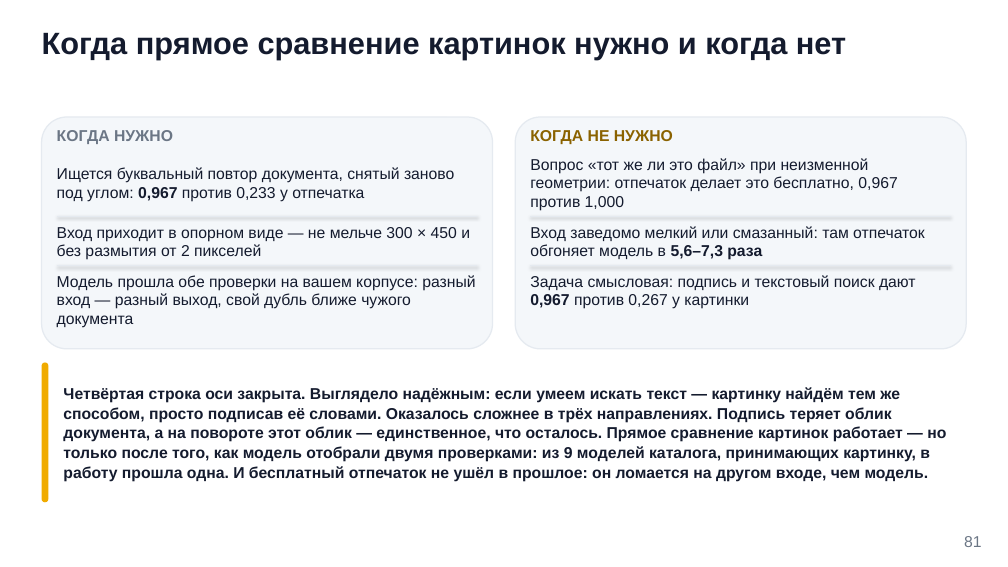
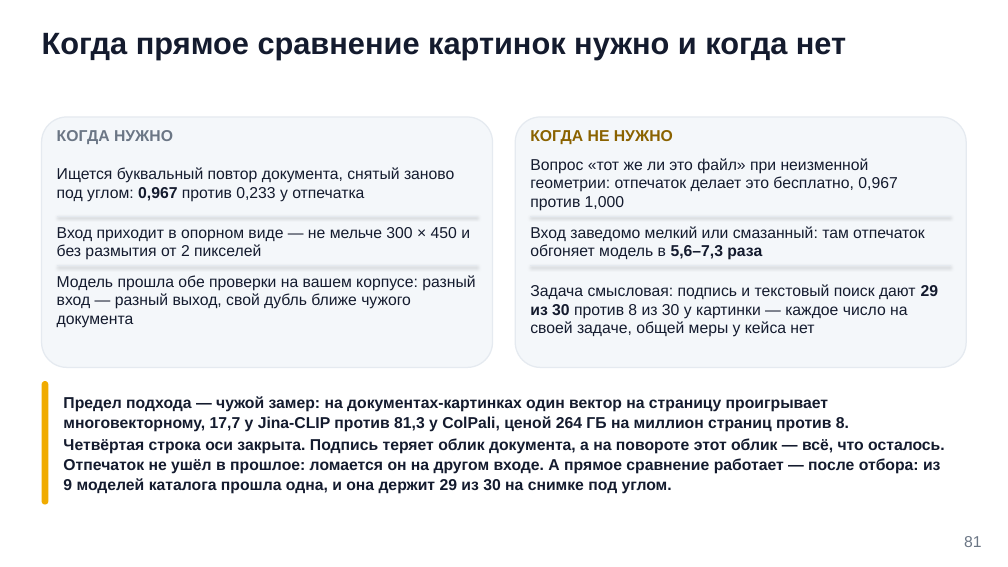
Before and after one commit to tellina-study/AI-usage-lessons, a slide deck: slide 81 of library/seminars/sem-10/rendered/sem-10.pptx. Drawn at 1008x567 pixels with LibreOffice and Linux fonts; fonts in the diff are those of the drawing. Boxes give left, top, right and bottom in pixels: in the first picture for what was removed or moved away, otherwise in the second. Text is boxed around its words. In the diff, an @@ line names an element or a change of style, - is before the commit and + after.

```diff
--- a/library/seminars/sem-10/rendered/sem-10.pptx
+++ b/library/seminars/sem-10/rendered/sem-10.pptx
@@ rounded rectangle: place and size @@
-rounded rectangle at box(42, 117, 492, 349)
+rounded rectangle at box(42, 117, 492, 368)
@@ rounded rectangle at box(42, 117, 492, 368): proportions changed @@
@@ rounded rectangle at box(516, 117, 966, 368): proportions changed @@
@@ rounded rectangle: place and size @@
-rounded rectangle at box(516, 117, 966, 349)
+rounded rectangle at box(516, 117, 966, 368)
@@ text at box(530, 284, 939, 337): text changed @@
-Задача смысловая: подпись и текстовый поиск дают 0,967 против 0,267 у картинки
+Задача смысловая: подпись и текстовый поиск дают 29 из 30 против 8 из 30 у картинки — каждое число на своей задаче, общей меры у кейса нет
@@ rounded rectangle: place and size @@
-rounded rectangle at box(42, 362, 48, 502)
+rounded rectangle at box(42, 381, 48, 504)
@@ text at box(63, 396, 945, 494): text changed @@
-Четвёртая строка оси закрыта. Выглядело надёжным: если умеем искать текст — картинку найдём тем же способом, просто подписав её словами. Оказалось сложнее в трёх направлениях. Подпись теряет облик документа, а на повороте этот облик — единственное, что осталось. Прямое сравнение картинок работает — но только после того, как модель отобрали двумя проверками: из 9 моделей каталога, принимающих картинку, в работу прошла одна. И бесплатный отпечаток не ушёл в прошлое: он ломается на другом входе, чем модель.
+Предел подхода — чужой замер: на документах-картинках один вектор на страницу проигрывает многовекторному, 17,7 у Jina-CLIP против 81,3 у ColPali, ценой 264 ГБ на миллион страниц против 8.
+Четвёртая строка оси закрыта. Подпись теряет облик документа, а на повороте этот облик — всё, что осталось. Отпечаток не ушёл в прошлое: ломается он на другом входе. А прямое сравнение работает — после отбора: из 9 моделей каталога прошла одна, и она держит 29 из 30 на снимке под углом.
```
Also in this commit, not shown: 12 other slides changed, 1 slide added, 1 slide removed, 4 other files.
